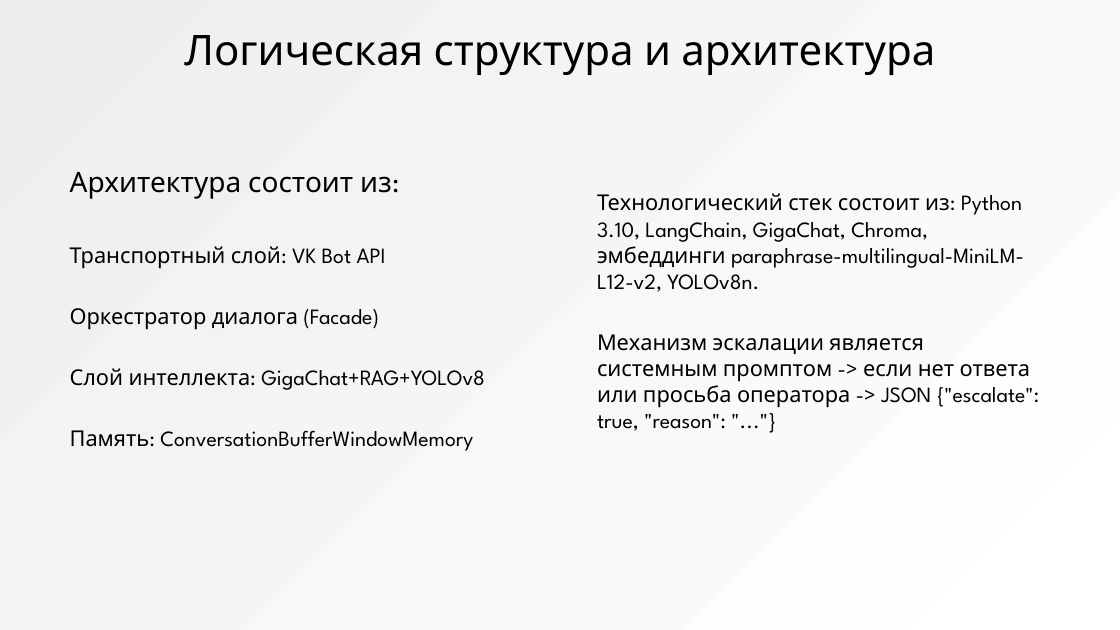
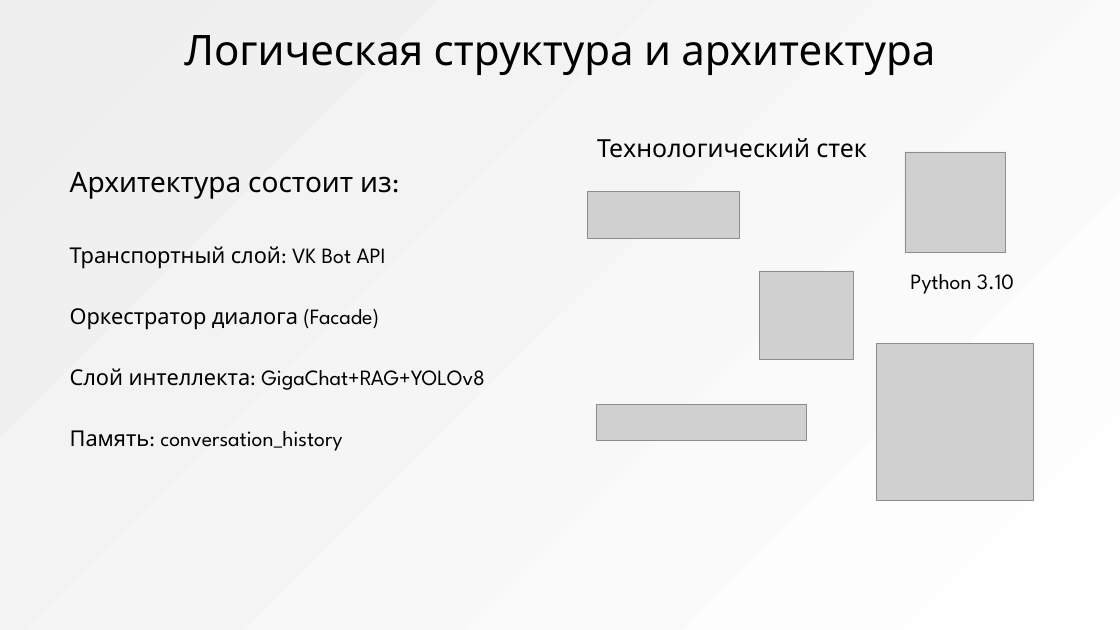
Before and after one commit to Kent4r/VKR, a slide deck: slide 4 of преза.pptx (slide 3 before the commit). Drawn at 1120x630 pixels with LibreOffice and Linux fonts; fonts in the diff are those of the drawing; grey boxes stand for pictures; background and template pictures are left out. Boxes give left, top, right and bottom in pixels: in the first picture for what was removed or moved away, otherwise in the second. Text is boxed around its words. In the diff, an @@ line names an element or a change of style, - is before the commit and + after.

```diff
--- a/преза.pptx
+++ b/преза.pptx
@@ text added at box(597, 138, 867, 158), 32 pt, text #5C6A72 @@
+Технологический стек
@@ picture added at box(905, 152, 1006, 253) @@
@@ picture added at box(588, 192, 740, 239) @@
@@ text removed at box(597, 193, 1040, 431) @@
-Технологический стек состоит из: Python 3.10, LangChain, GigaChat, Chroma, эмбеддинги paraphrase-multilingual-MiniLM-L12-v2, YOLOv8n.
-Механизм эскалации является системным промптом -> если нет ответа или просьба оператора -> JSON {"escalate": true, "reason": "..."}
@@ picture added at box(759, 271, 853, 360) @@
@@ text added at box(910, 274, 1014, 294), 28 pt, text #5C6A72 @@
+Python 3.10
@@ picture added at box(877, 343, 1034, 500) @@
@@ picture added at box(596, 404, 806, 440) @@
@@ text at box(70, 430, 342, 451): text changed @@
-Память: ConversationBufferWindowMemory
+Память: conversation_history
```
Also in this commit, not shown: 3 other slides changed, 2 slides added, 4 other files.
